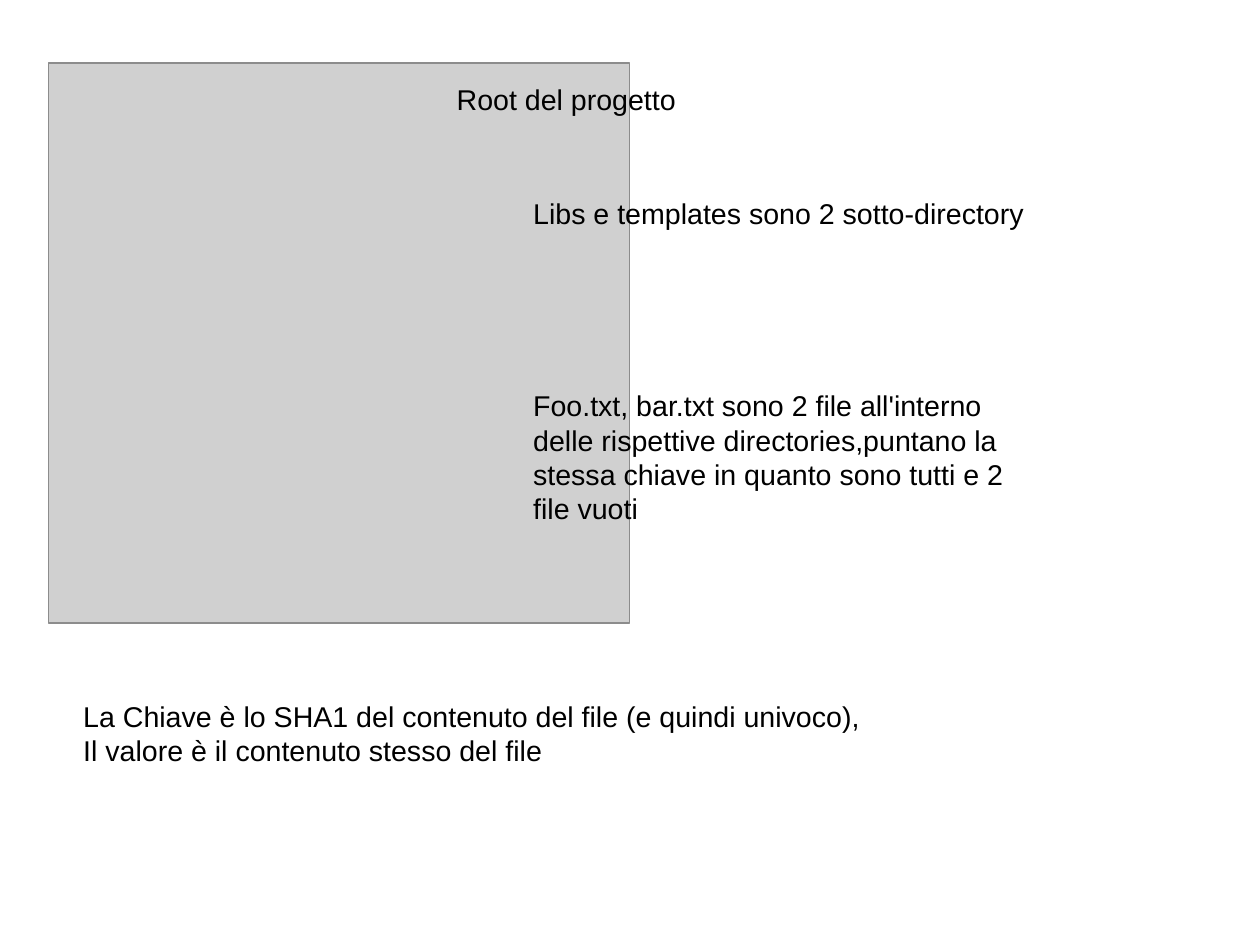
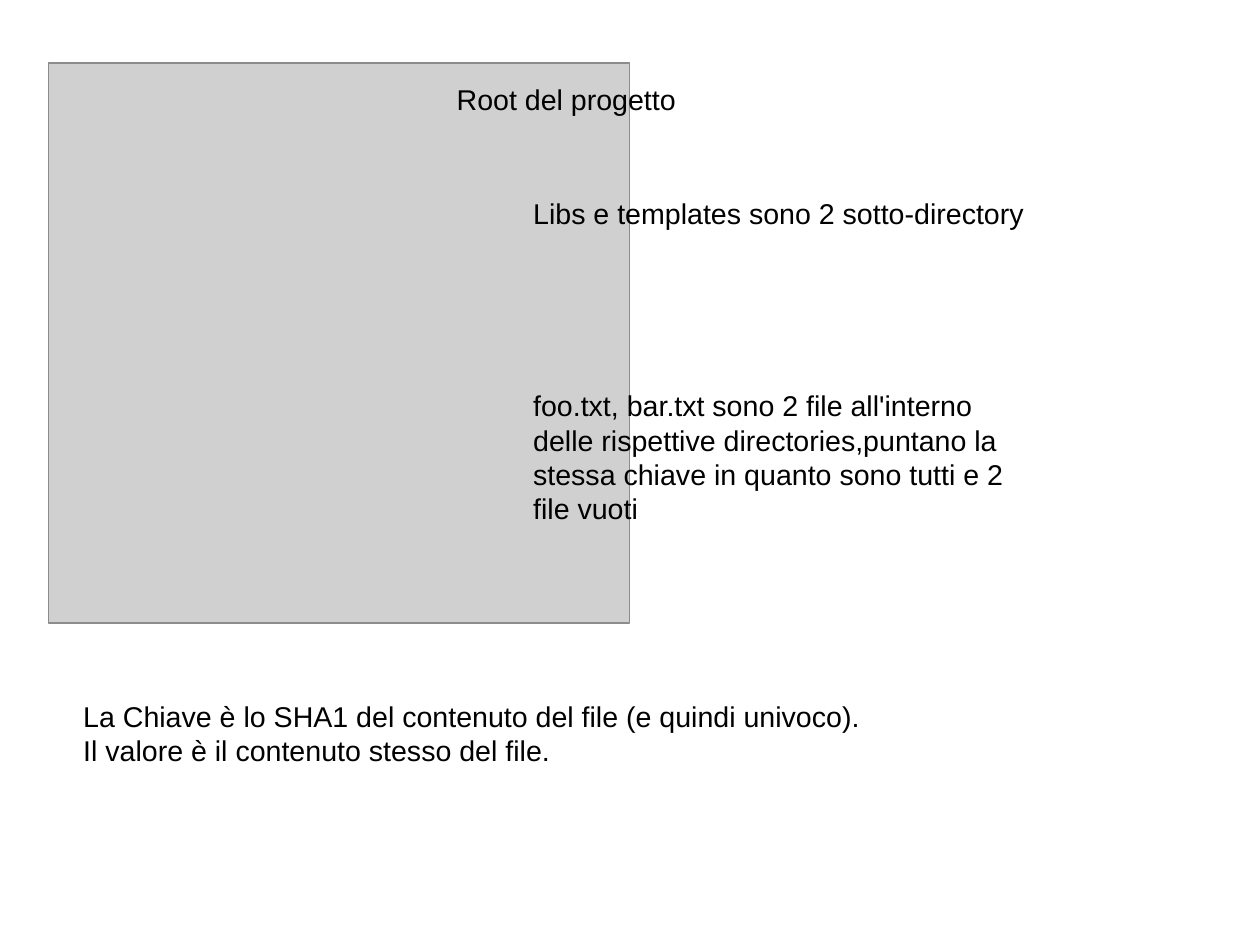
Before and after one commit to GioeleCicchini/Git-Presentation, a slide deck: slide 4 of presentazione git.odp. Drawn at 1260x945 pixels with LibreOffice and Linux fonts; fonts in the diff are those of the drawing; grey boxes stand for pictures. Boxes give left, top, right and bottom in pixels: in the first picture for what was removed or moved away, otherwise in the second. Text is boxed around its words. In the diff, an @@ line names an element or a change of style, - is before the commit and + after.

```diff
--- a/presentazione git.odp
+++ b/presentazione git.odp
@@ text at bbox=[533, 394, 1003, 525]: text changed @@
-Foo.txt, bar.txt sono 2 file all'interno delle rispettive directories,puntano la stessa chiave in quanto sono tutti e 2 file vuoti
+foo.txt, bar.txt sono 2 file all'interno delle rispettive directories,puntano la stessa chiave in quanto sono tutti e 2 file vuoti
@@ text at bbox=[83, 706, 860, 762]: text changed @@
-La Chiave è lo SHA1 del contenuto del file (e quindi univoco),
-Il valore è il contenuto stesso del file
+La Chiave è lo SHA1 del contenuto del file (e quindi univoco).
+Il valore è il contenuto stesso del file.
```
Also in this commit, not shown: 3 other slides changed, 1 slide added.
